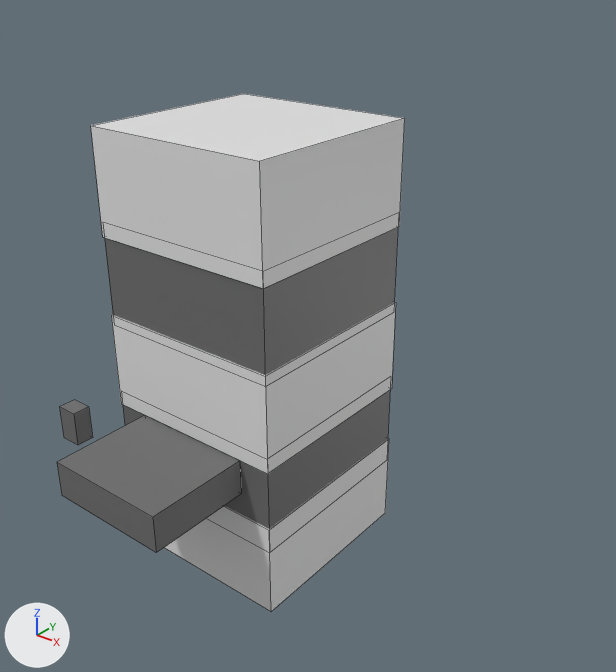
One commit to the Blender file BlendFiles/misc.blend: the scene before it, then after it.
Before and after are seen from a camera (50 mm lens) standing at (5.27, -5.75, 7.09) and looking at (0.77, -0.13, 3.61). The lights are fixed; the arrows at lower left show +X, +Y and +Z. Mesh edges are drawn as thin lines.

The first picture shows 'floor1.0', 'floor1.1', 'floor1.1Extras', 'floor1.2', 'floor1.3', 'floor1.4'.
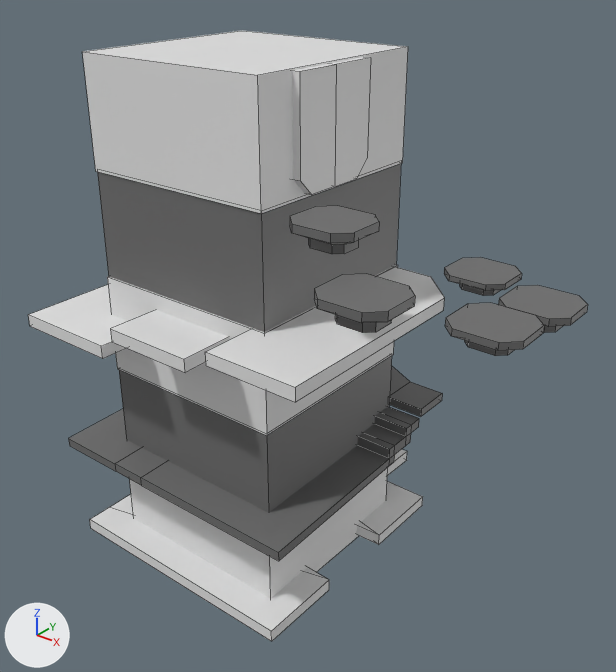
What differs and where, as boxes (x1, y1, x2, y2) in the pictures (616 x 672 px):
'floor1.4', moved: before (91, 94, 405, 288); after (82, 30, 408, 214)
'floor1.2', moved: before (111, 302, 396, 474); after (107, 265, 398, 436)
'floor1.1Extras', reshaped: before (57, 400, 241, 553); after (68, 366, 442, 561)
'floor1.2Extras', added: after (28, 267, 444, 402)
'floor1.3Extras', added: after (290, 206, 588, 356)
'floor1.0Extras', added: after (90, 449, 423, 641)
'floor1.4Extras', added: after (292, 57, 371, 195)
part 1 of me_cube_006, added: after (68, 407, 419, 561)
part 2 of me_cube_006, added: after (389, 366, 442, 417)
part 3 of me_cube_006, deleted: before (57, 415, 241, 553)
part 4 of me_cube_006, deleted: before (60, 400, 93, 445)

The change in detail:
me_cube_006 is used by ob_floor1_1extras; parent ob_floor1_0; location (0.0, 0.0, 2.318); scale (0.99, 0.99, 1.0).
me_cube_006 had 24 vertices, 17 faces and spanned x -1.76..0.66, y -2.08..0.68, z -0.07..0.3.
me_cube_006 now has 58 vertices, 52 faces and spans x -1.59..1.43, y -1.54..1.44, z -0.23..0.71.
me_cube_006 part 1: a new loose piece of 40 vertices spanning x -1.54..1.43, y -1.37..0.97, z -0.23..0.1, in mat_material_001 (dark grey #6e6e6e).
me_cube_006 part 2: a new loose piece of 16 vertices spanning x -1.59..1.4, y 1.0..1.44, z 0.11..0.71, in mat_material_001 (dark grey #6e6e6e).
me_cube_006 part 3: the loose piece of 8 vertices spanning x -0.66..0.66, y -2.08..-1.0, z -0.07..0.3 is deleted.
me_cube_006 part 4: the loose piece of 8 vertices spanning x -1.47..-1.24, y -1.44..-1.25, z -0.07..0.3 is deleted.
Mesh me_cube_010 is new.
It has 162 vertices, 130 faces and spans x -1.35..3.19, y -1.64..1.16, z -0.22..0.76.
It uses material mat_material_001 (dark grey #6e6e6e).
Mesh me_cube_009 is new.
It has 16 vertices, 12 faces and spans x 0.895..1.075, y -0.614..0.311, z 1.553..2.537.
It uses material mat_material (white #e7e7e7).
Mesh me_cube_008 is new.
It has 42 vertices, 31 faces and spans x -1.64..1.78, y -1.54..0.95, z 0.58..1.5.
It uses material mat_material (white #e7e7e7).
Mesh me_cube_007 is new.
It has 48 vertices, 40 faces and spans x -1.69..1.29, y -1.32..1.62, z -0.45..0.49.
It uses material mat_material (white #e7e7e7).
Object 'floor1.2' (ob_floor1_2) moves from (0.0, 0.0, 3.128) to (0.0, 0.0, 3.533).
Object 'floor1.4' (ob_floor1_4) moves from (0.0, 0.0, 4.951) to (0.0, 0.0, 5.577).
Object 'floor1.3Extras' (ob_floor1_3extras) is new; it shows me_cube_010.
Its parent is ob_floor1_0.
Its matrix parent inverse is Matrix(((1.0, 0.0, 0.0, 0.0), (0.0, 1.0, 0.0, 0.0), (0.0, 0.0, 1.0, -1.5), (0.0, 0.0, 0.0, 1.0))).
Its location is (0.0, 0.0, 4.314).
Its scale is (0.99, 0.99, 1.0).
Object 'floor1.4Extras' (ob_floor1_4extras) is new; it shows me_cube_009.
Its parent is ob_floor1_0.
Its matrix parent inverse is Matrix(((1.0, 0.0, 0.0, 0.0), (0.0, 1.0, 0.0, 0.0), (0.0, 0.0, 1.0, -1.5), (0.0, 0.0, 0.0, 1.0))).
Its location is (0.0, 0.0, 3.548).
Object 'floor1.2Extras' (ob_floor1_2extras) is new; it shows me_cube_008.
Its parent is ob_floor1_0.
Its matrix parent inverse is Matrix(((1.0, 0.0, 0.0, 0.0), (0.0, 1.0, 0.0, 0.0), (0.0, 0.0, 1.0, -1.5), (0.0, 0.0, 0.0, 1.0))).
Its location is (0.0, 0.0, 2.526).
Object 'floor1.0Extras' (ob_floor1_0extras) is new; it shows me_cube_007.
Its parent is ob_floor1_0.
Its matrix parent inverse is Matrix(((1.0, 0.0, 0.0, 0.0), (0.0, 1.0, 0.0, 0.0), (0.0, 0.0, 1.0, -1.5), (0.0, 0.0, 0.0, 1.0))).
Its location is (0.0, 0.0, 1.5).
